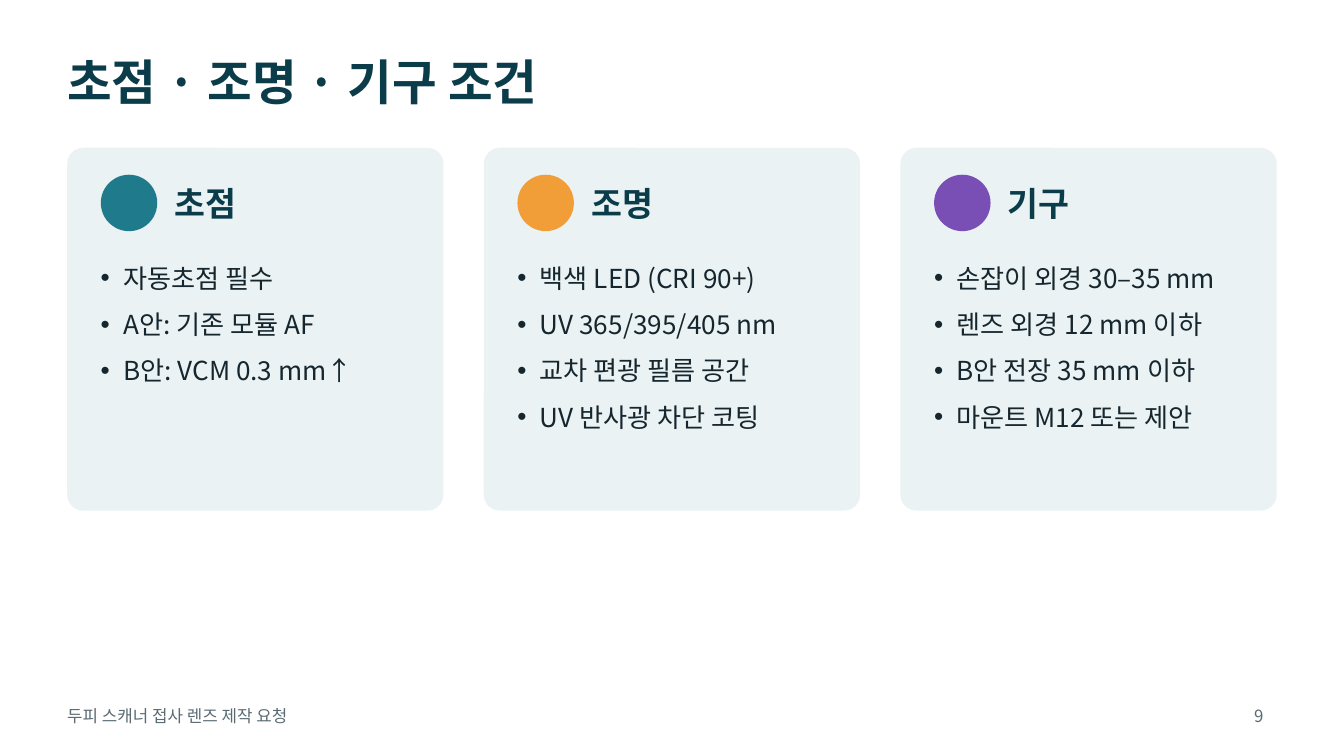
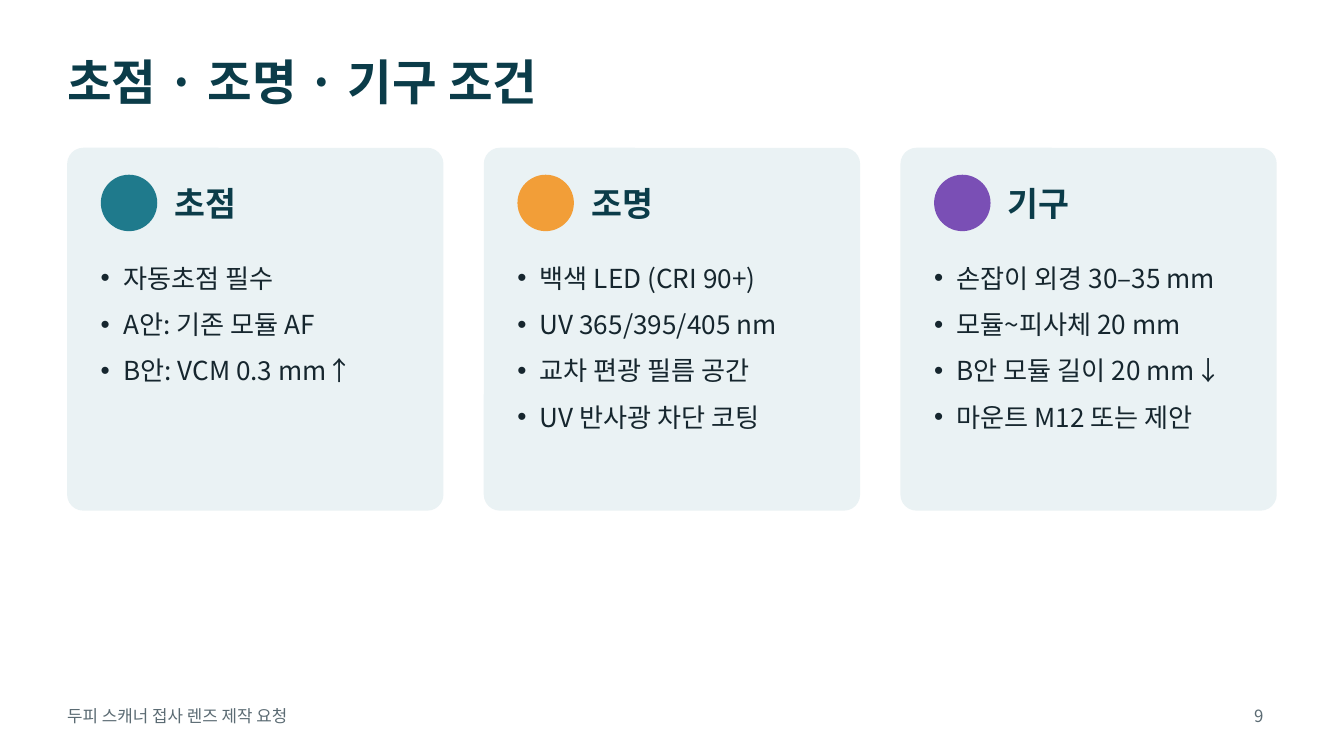
Before and after one commit to urisuni3325-ai/rv1106, a slide deck: slide 9 of docs/lens-rfq-imx708.pptx. Drawn at 1344x756 pixels with LibreOffice and Linux fonts; fonts in the diff are those of the drawing. Boxes give left, top, right and bottom in pixels: in the first picture for what was removed or moved away, otherwise in the second. Text is boxed around its words. In the diff, an @@ line names an element or a change of style, - is before the commit and + after.

```diff
--- a/docs/lens-rfq-imx708.pptx
+++ b/docs/lens-rfq-imx708.pptx
@@ text at box(956, 312, 1222, 382): text changed @@
-• 렌즈 외경 12 mm 이하
-• B안 전장 35 mm 이하
+• 모듈~피사체 20 mm
+• B안 모듈 길이 20 mm↓
```
Also in this commit, not shown: 7 other slides changed.
